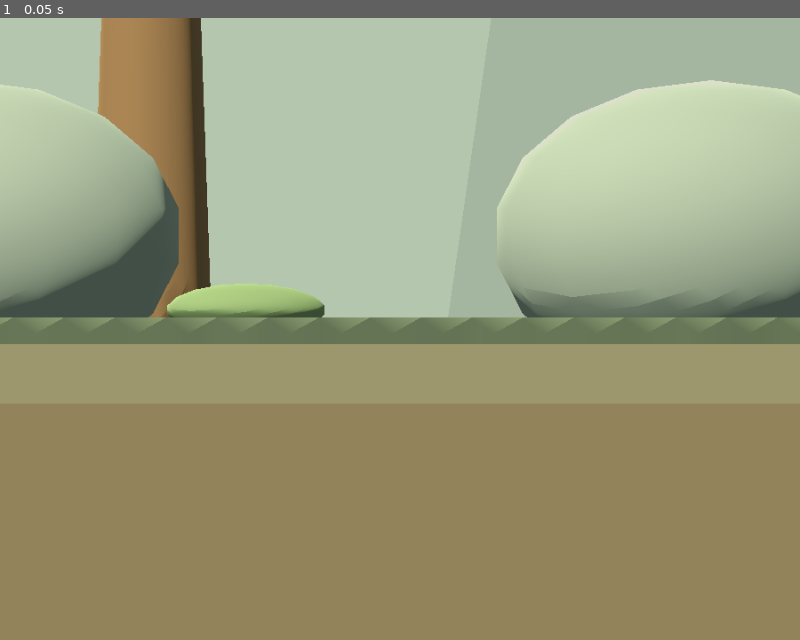
Above: before the commit, frame 1.
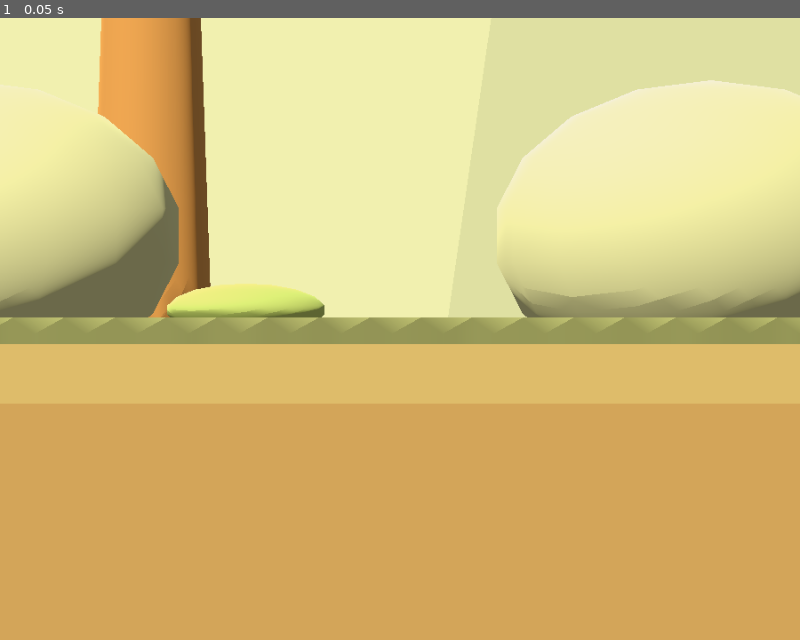
Above: after the commit, the same moment.

Repository: apps-skymesh/tuvlo-world
Game: Godot game, scene res://scenes/homestead.tscn
The game is run twice, just before and just after one commit, with the same random seed, the same clock (stepped at 60 frames per second) and the same inputs.
Inputs:
- Up to frame 1 (0.05 s): no input

The runs differ from the first frame. In frame 1, 100% of the frame differs, in the area x 0-100%, y 0-100%.

Commit message:
Lift the World day toward noon.
The resting sun, warm sky, and grade keep highlights below white, and build 69 marks the beta 19 checkpoint.

Co-authored-by: Cursor <cursoragent@cursor.com>

Diff:
--- a/Godot/scripts/homestead.gd
+++ b/Godot/scripts/homestead.gd
@@ -37,7 +37,7 @@
 var sun: DirectionalLight3D
 var sunrise_remaining=0.0
 const SUNRISE_SECONDS=3.6
-const SUN_REST_ENERGY=0.78
+const SUN_REST_ENERGY=0.92
 var paused=false
 var ready_for_snapshot=false
 var web_callback
@@ -73,19 +73,20 @@
  var environment=WorldEnvironment.new()
  var settings=Environment.new()
  settings.background_mode=Environment.BG_COLOR
- settings.background_color=Color("c5cebe")
+ settings.background_color=Color("efe6c8")
  settings.ambient_light_source=Environment.AMBIENT_SOURCE_COLOR
- settings.ambient_light_color=Color("cedddc")
- settings.ambient_light_energy=0.42
+ settings.ambient_light_color=Color("f6ead0")
+ settings.ambient_light_energy=0.50
  # Keep diffuse highlights below clipping in the shipped Compatibility/WebGL renderer.
  # Tune the lights directly: post-process exposure is not shared by every renderer.
+ # Glow stays off. The grade holds the highlight cap.
  settings.tonemap_mode=Environment.TONE_MAPPER_LINEAR
  environment.environment=settings
  add_child(environment)
  var light=DirectionalLight3D.new()
  light.rotation_degrees=Vector3(-48,-38,0)
- light.light_color=Color("fff0d8")
- light.light_energy=0.78
+ light.light_color=Color("fff4d0")
+ light.light_energy=SUN_REST_ENERGY
  light.light_angular_distance=0.8
  light.shadow_opacity=0.68
  light.directional_shadow_max_distance=100.0
--- a/Godot/scripts/world_grade.gdshader
+++ b/Godot/scripts/world_grade.gdshader
@@ -1,12 +1,12 @@
 shader_type canvas_item;
 render_mode unshaded, blend_disabled;
 uniform sampler2D screen_texture : hint_screen_texture, repeat_disable, filter_linear;
-// A restrained SDR finish: hold highlights below white and retain color separation
-// without increasing lighting exposure without blurring, UV distortion, bloom or grain.
+// Noon finish: more color, less darkening, a warm cap still below white.
+// No blur, UV distortion, bloom, or grain.
 void fragment() {
     vec3 source = clamp(textureLod(screen_texture, SCREEN_UV, 0.0).rgb, vec3(0.0), vec3(1.0));
     float luminance = dot(source, vec3(0.2126, 0.7152, 0.0722));
-    vec3 palette = clamp(mix(vec3(luminance), source, 1.06), vec3(0.0), vec3(1.0));
-    vec3 graded = pow(palette, vec3(1.12)) * vec3(0.86, 0.88, 0.90);
+    vec3 palette = clamp(mix(vec3(luminance), source, 1.22), vec3(0.0), vec3(1.0));
+    vec3 graded = pow(palette, vec3(1.05)) * vec3(0.96, 0.94, 0.90);
     COLOR = vec4(graded, 1.0);
 }
--- a/Godot/tests/runtime_tests.gd
+++ b/Godot/tests/runtime_tests.gd
@@ -615,10 +615,10 @@
  scene.receive_host_json(JSON.stringify({"version":1,"session":"next-child","type":"sunrise","payload":{}}))
  check(scene.sunrise_remaining==3.6 and scene.resident.activity=="A sunny day","A new approval asks the valley to notice")
  scene._process(1.8)
- check(scene.sun.light_energy>0.78,"The sun lifts while the sunny day plays")
+ check(scene.sun.light_energy>0.92,"The sun lifts while the sunny day plays")
  scene.reduced_motion=true
  scene._process(0.1)
- check(scene.sunrise_remaining==0 and is_equal_approx(scene.sun.light_energy,0.78),"Reduce Motion returns the sun immediately")
+ check(scene.sunrise_remaining==0 and is_equal_approx(scene.sun.light_energy,0.92),"Reduce Motion returns the sun immediately")
  scene.receive_host_json(JSON.stringify({"version":1,"session":"test-child-session","type":"select","payload":{"id":"cottage"}}))
  check(scene.selected_id=="","Prior child callbacks cannot mutate the reopened scene")
  scene.queue_free()
